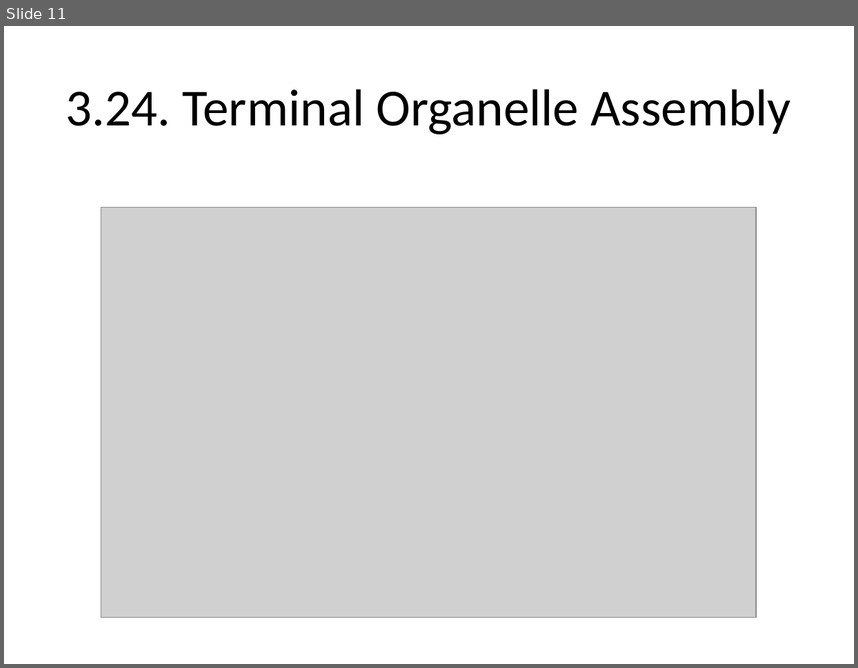
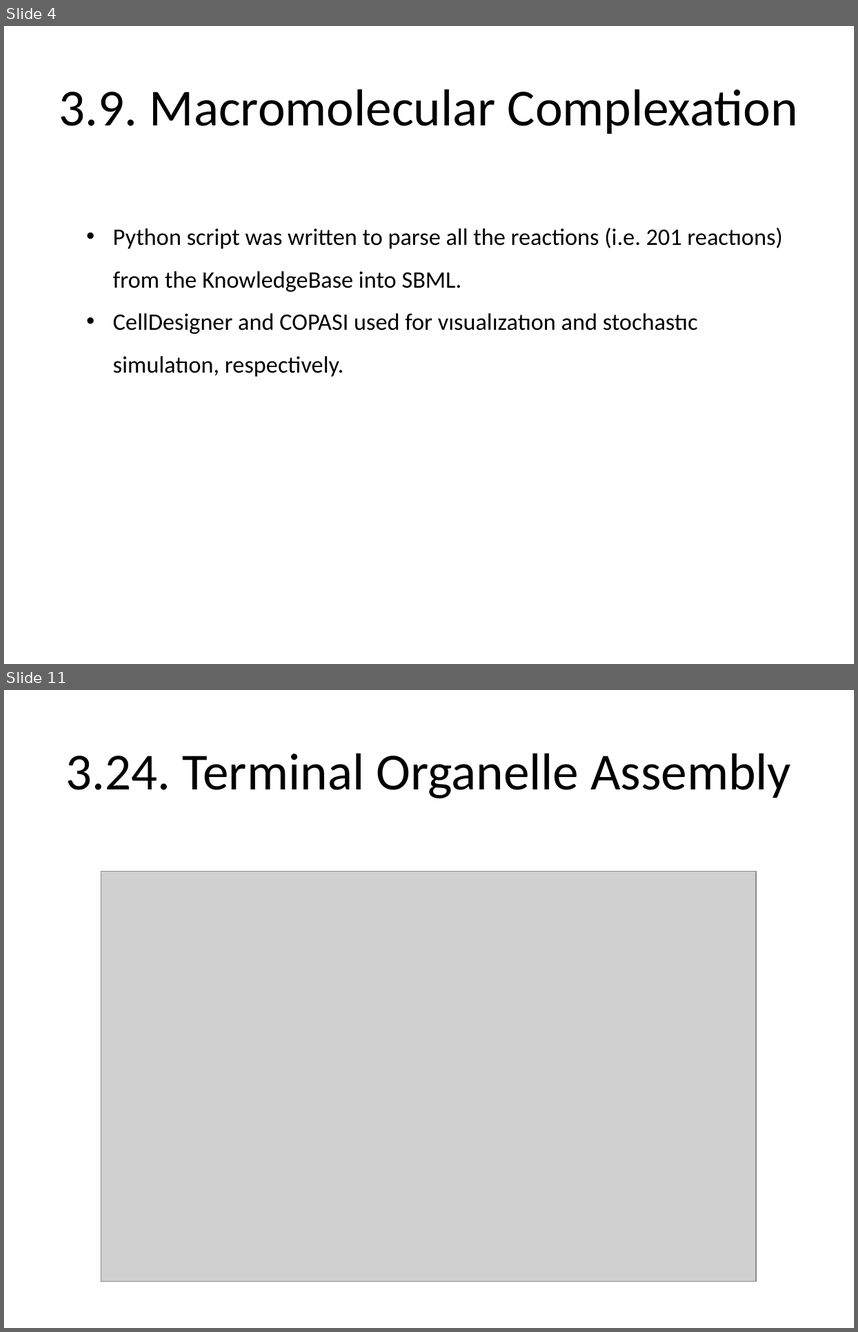
Before and after one commit to dagwa/wholecell-protein, a slide deck: TeamProteinSummary.pptx. Shown one above the other, each under a label of ours: slide 11 before the commit, slides 4 and 11 after it; the slides between them are not shown. The pictures are 858x668 and 858x1332 pixels, drawn with LibreOffice and Linux fonts; fonts in the diff are those of the drawing; grey boxes stand for pictures. Boxes give left, top, right and bottom in pixels: in the first picture for what was removed or moved away, otherwise in the second. Text is boxed around its words. In the diff, an @@ line names an element or a change of style, - is before the commit and + after.

```diff
--- a/TeamProteinSummary.pptx
+++ b/TeamProteinSummary.pptx
@@ slide 4 added at box(4, 26, 854, 664), background #FFFFFF @@
@@ title added at box(59, 89, 798, 134), 44 pt, text #000000 @@
+3.9. Macromolecular Complexation
@@ text added at box(113, 227, 782, 377), 20 pt, text #000000 @@
+• Python script was written to parse all the reactions (i.e. 201 reactıons) from the KnowledgeBase into SBML.
+• CellDesigner and COPASI used for vısualızatıon and stochastıc simulatıon, respectively.
```
Also in this commit, not shown: 8 slides changed, 1 other slide added, 1 slide removed.
